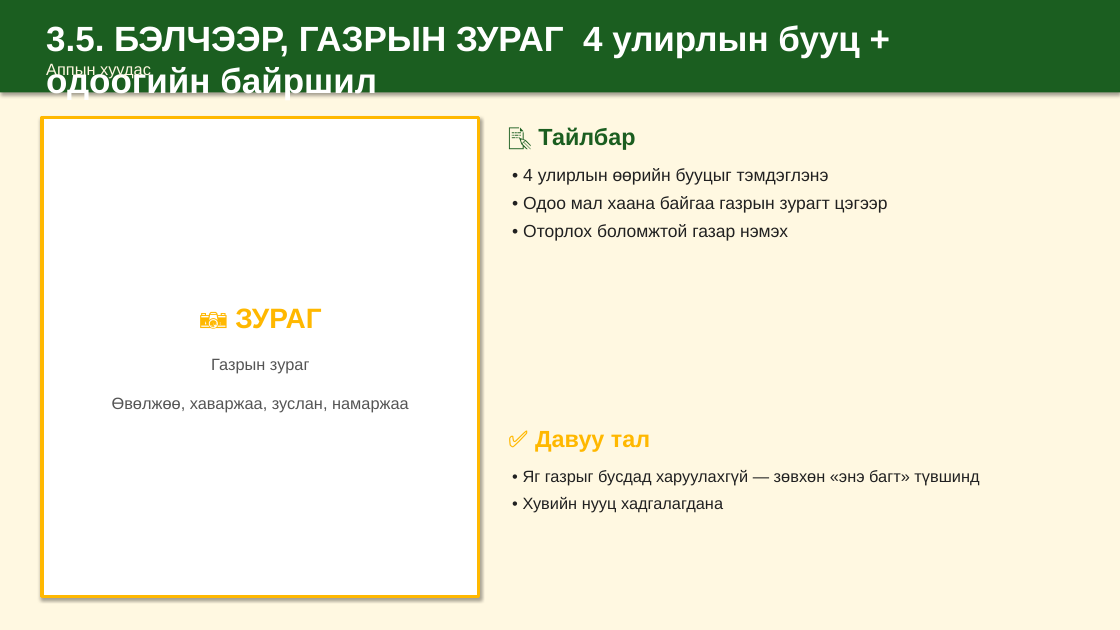
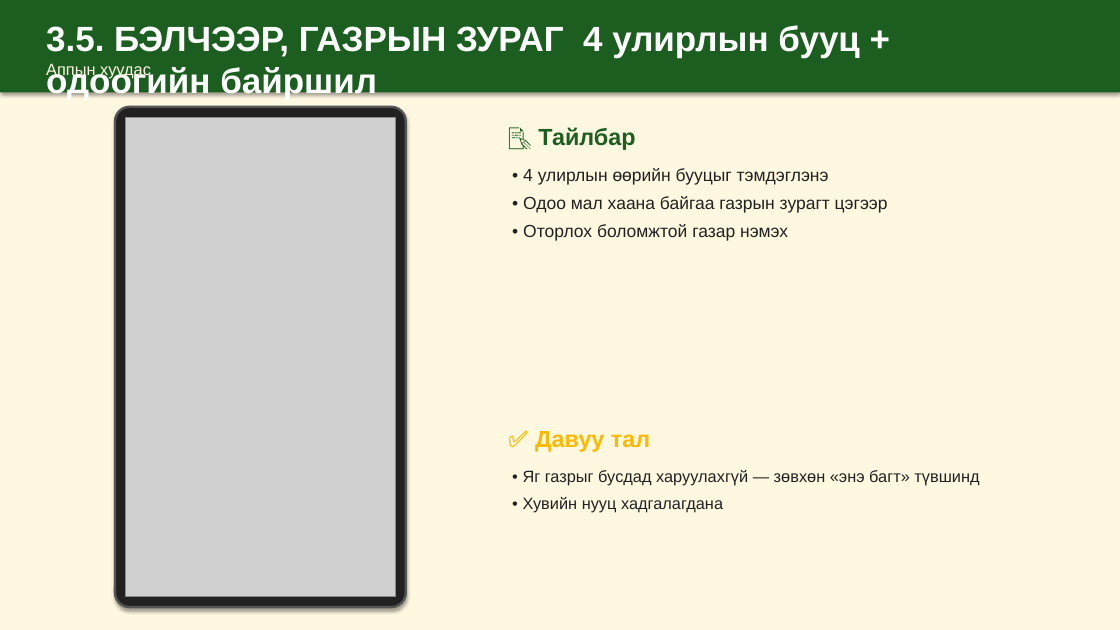
Before and after one commit to mendsaikhanch-stack/malchin-app, a slide deck: slide 8 of docs/bag-darga-tanilsuulga.pptx. Drawn at 1120x630 pixels with LibreOffice and Linux fonts; fonts in the diff are those of the drawing; grey boxes stand for pictures. Boxes give left, top, right and bottom in pixels: in the first picture for what was removed or moved away, otherwise in the second. Text is boxed around its words. In the diff, an @@ line names an element or a change of style, - is before the commit and + after.

```diff
--- a/docs/bag-darga-tanilsuulga.pptx
+++ b/docs/bag-darga-tanilsuulga.pptx
@@ rectangle removed at [42,118,479,597] @@
-📷 ЗУРАГ
-Газрын зураг
-Өвөлжөө, хаваржаа, зуслан, намаржаа
@@ rounded rectangle added at [115,107,406,607], fill #212121, outline #555555 2 pt @@
@@ picture added at [126,118,396,597] @@
```
Also in this commit, not shown: 12 other slides changed, 16 other files.
